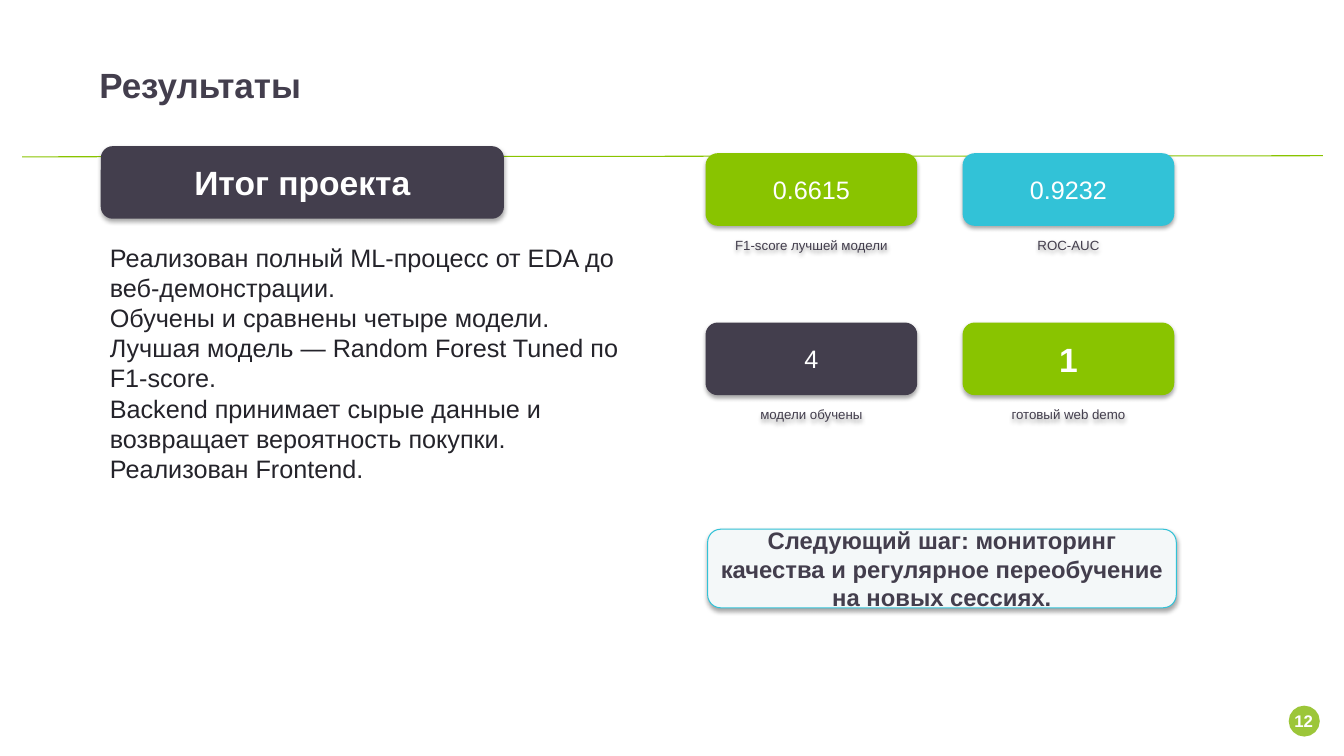
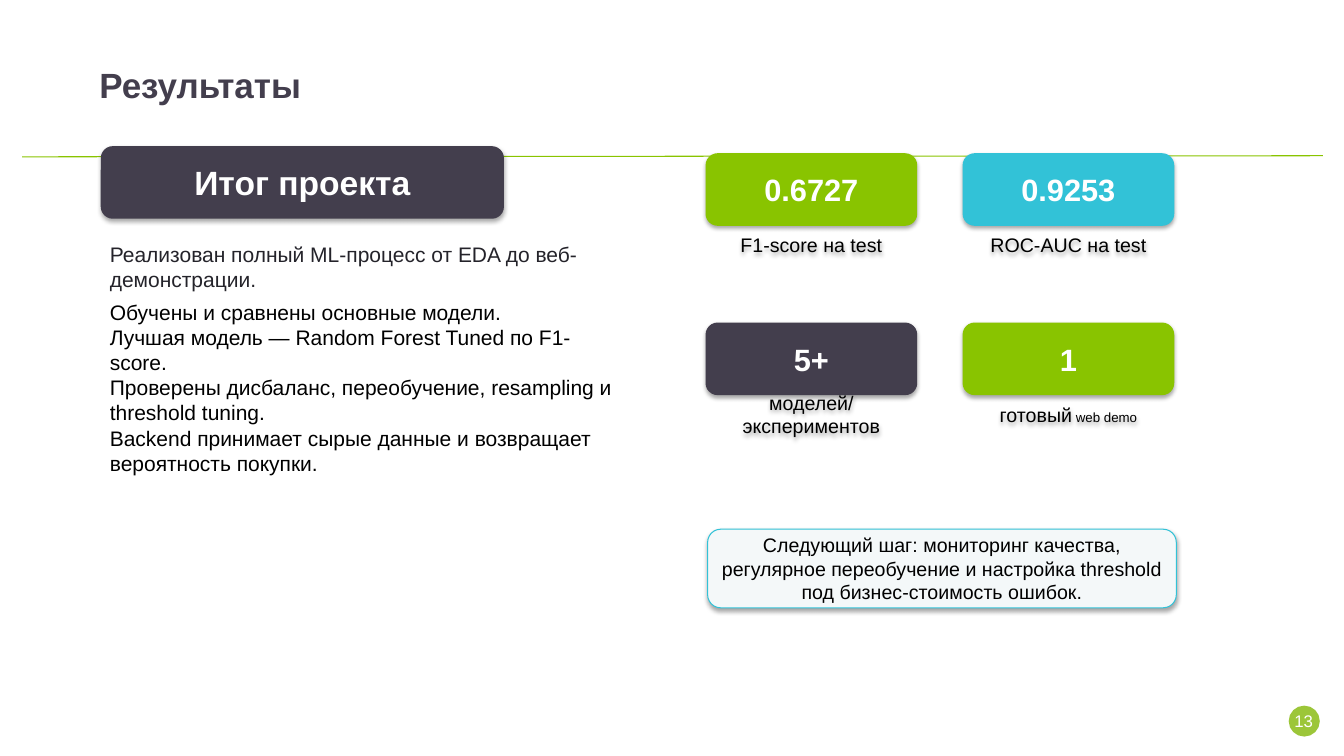
Before and after one commit to Matveycoolking/online_shoppe_predict, a slide deck: slide 13 of doc/ЗагировМатвейДенисович_ИИ. Алгоритмы машинного обучения на языке Python.pptx (slide 12 before the commit). Drawn at 1344x756 pixels with LibreOffice and Linux fonts; fonts in the diff are those of the drawing; background and template pictures are left out. Boxes give left, top, right and bottom in pixels: in the first picture for what was removed or moved away, otherwise in the second. Text is boxed around its words. In the diff, an @@ line names an element or a change of style, - is before the commit and + after.

```diff
--- a/doc/ЗагировМатвейДенисович_ИИ. Алгоритмы машинного обучения на языке Python.pptx
+++ b/doc/ЗагировМатвейДенисович_ИИ. Алгоритмы машинного обучения на языке Python.pptx
@@ text in rounded rectangle at (x1=764, y1=179, x2=858, y2=202): text changed; size 18 to 22 pt; bold on @@
-0.6615
+0.6727
@@ text in rounded rectangle at (x1=1021, y1=179, x2=1115, y2=202): text changed; size 18 to 22 pt; bold on @@
-0.9232
+0.9253
@@ text at (x1=740, y1=238, x2=882, y2=253): text changed; size 9.5 to 14 pt; text colour #433E4D to #000000 @@
-F1-score лучшей модели
+F1-score на test
@@ text at (x1=990, y1=238, x2=1147, y2=253): text changed; size 9.5 to 14 pt; text colour #433E4D to #000000 @@
-ROC-AUC
+ROC-AUC на test
@@ text at (x1=110, y1=246, x2=612, y2=475): text changed; size 18 to 15 pt; text colour #24232A to #000000 @@
-Реализован полный ML-процесс от EDA до веб-демонстрации.
-Обучены и сравнены четыре модели.
-Лучшая модель — Random Forest Tuned по F1-score.
-Backend принимает сырые данные и возвращает вероятность покупки.
-Реализован Frontend.
+Реализован полный ML-процесс от EDA до веб-демонстрации.
+Обучены и сравнены основные модели.
+Лучшая модель — Random Forest Tuned по F1-score.
+Проверены дисбаланс, переобучение, resampling и threshold tuning.
+Backend принимает сырые данные и возвращает вероятность покупки.
@@ text in rounded rectangle at (x1=794, y1=350, x2=829, y2=372): text changed; size 18 to 22 pt; bold on @@
-4
+5+
@@ text at (x1=743, y1=395, x2=880, y2=437): text changed; size 9.5 to 14 pt; text colour #433E4D to #000000 @@
-модели обучены
+моделей/экспериментов
@@ text "готовый web demo" at (x1=1000, y1=407, x2=1137, y2=422): size 9.5 to 14 pt in "готовый"; text colour #433E4D to #000000 @@
@@ text in rounded rectangle at (x1=722, y1=537, x2=1162, y2=603): text changed; size 17 to 14 pt; text colour #433E4D to #000000; bold off @@
-Следующий шаг: мониторинг качества и регулярное переобучение на новых сессиях.
+Следующий шаг: мониторинг качества, регулярное переобучение и настройка threshold под бизнес-стоимость ошибок.
@@ text at (x1=1294, y1=715, x2=1313, y2=727): text changed; bold off @@
-12
+13
```
Also in this commit, not shown: 10 other slides changed, 2 slides added, 1 slide removed, 6 other files.
